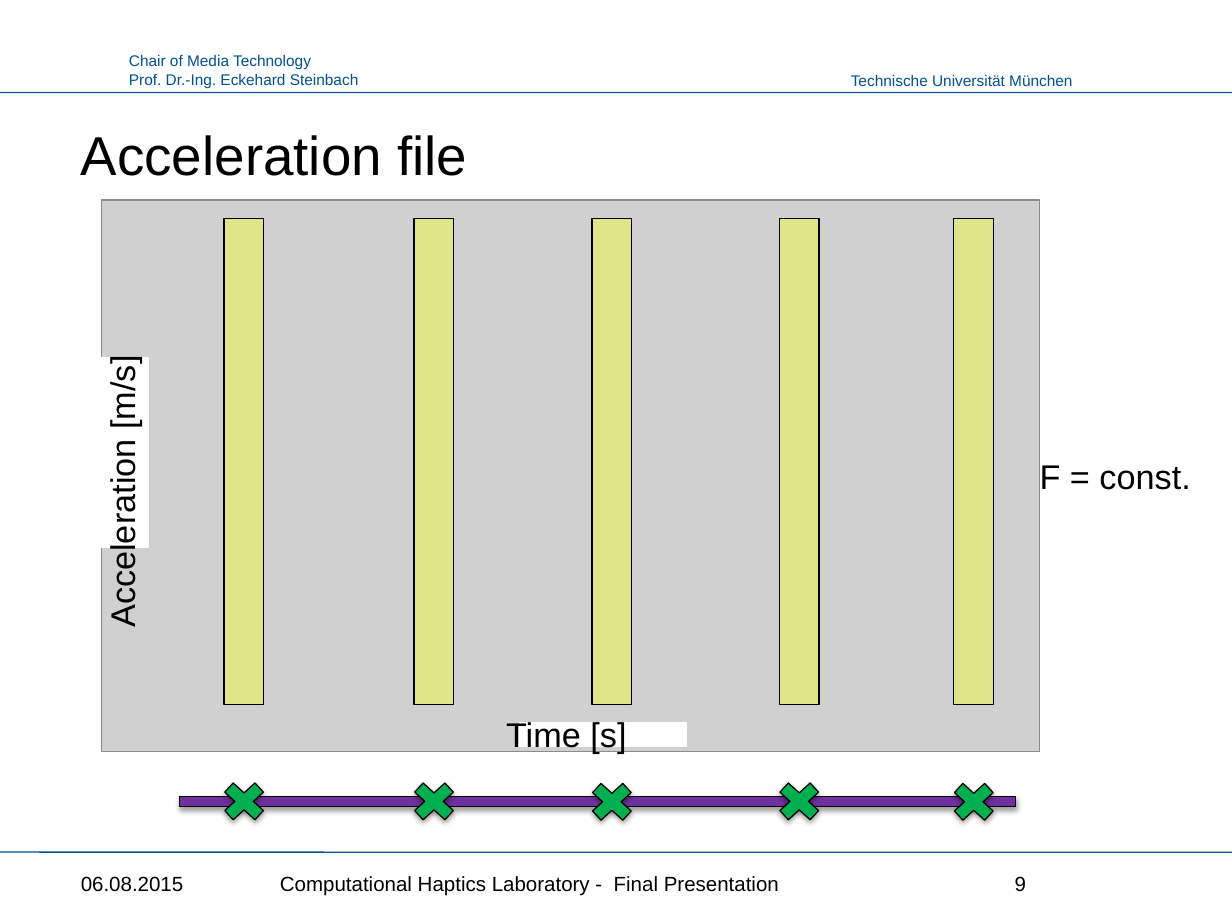
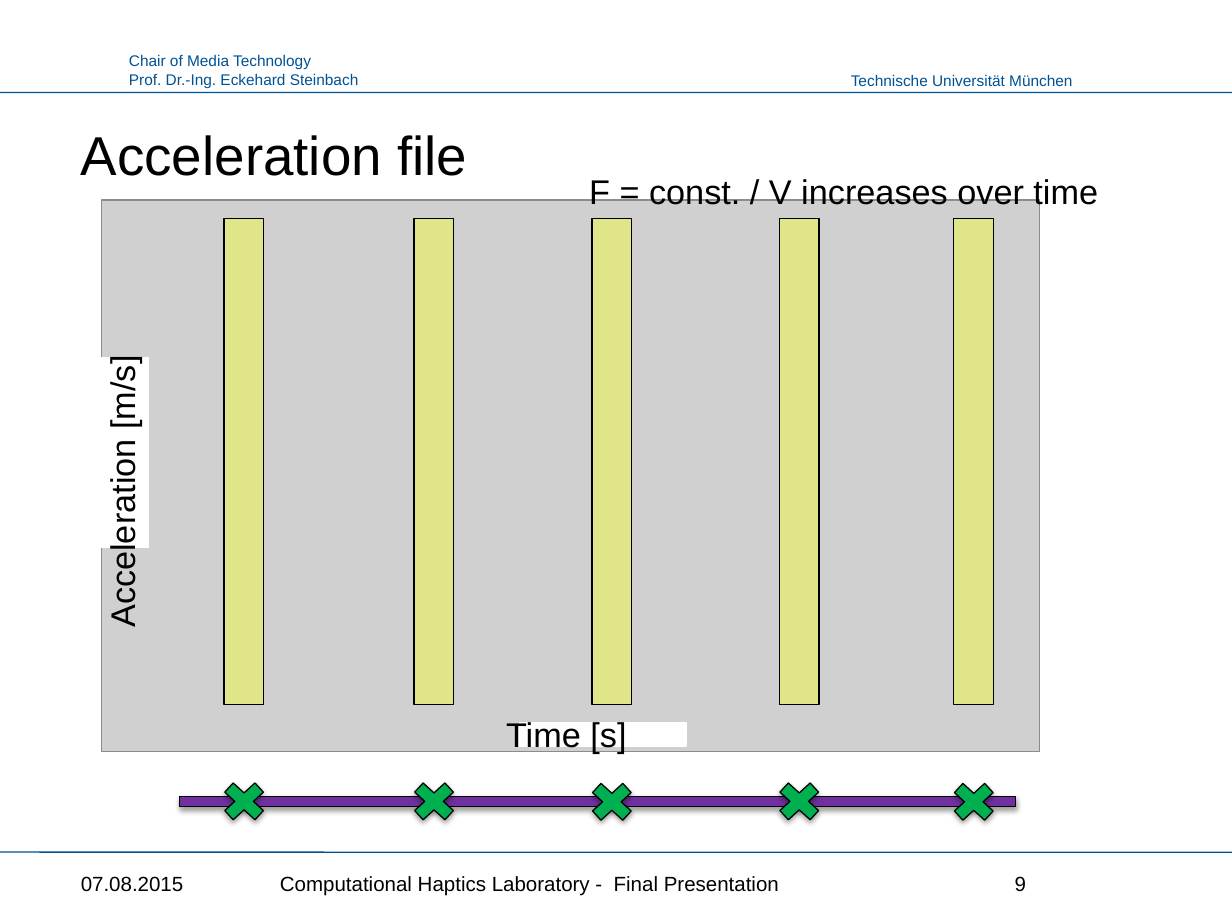
Before and after one commit to Punkbuster0401/HapticsLab, a slide deck: slide 9 of Haptics_Presentation.pptx. Drawn at 1232x924 pixels with LibreOffice and Linux fonts; fonts in the diff are those of the drawing; grey boxes stand for pictures; background and template pictures are left out. Boxes give left, top, right and bottom in pixels: in the first picture for what was removed or moved away, otherwise in the second. Text is boxed around its words. In the diff, an @@ line names an element or a change of style, - is before the commit and + after.

```diff
--- a/Haptics_Presentation.pptx
+++ b/Haptics_Presentation.pptx
@@ text at <box>589,177,1098,211</box>: text changed @@
-F = const.
+F = const. / V increases over time
@@ text at <box>81,876,184,892</box>: text changed @@
-06.08.2015
+07.08.2015
```
Also in this commit, not shown: 18 other slides changed, 1 slide added, 1 other file.
